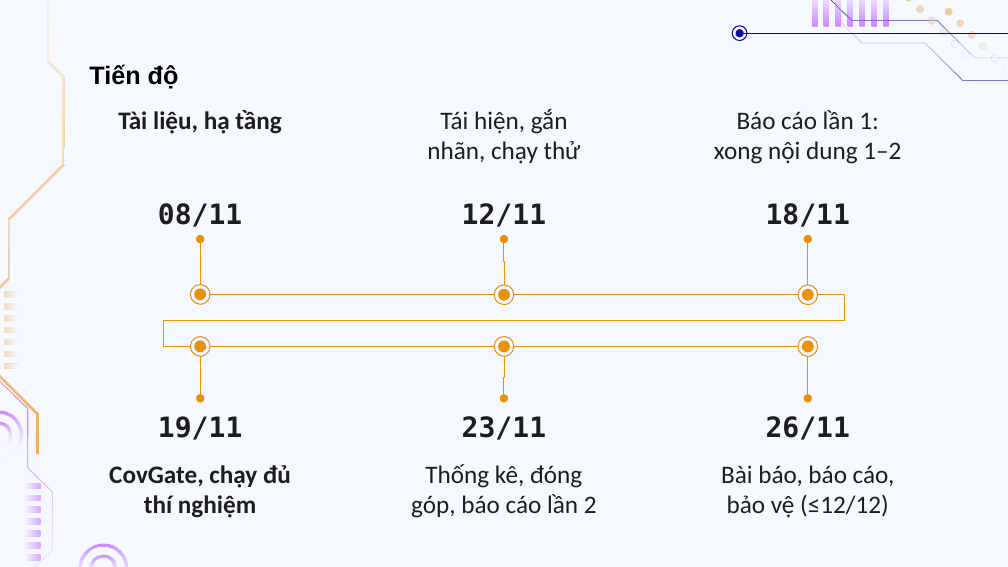
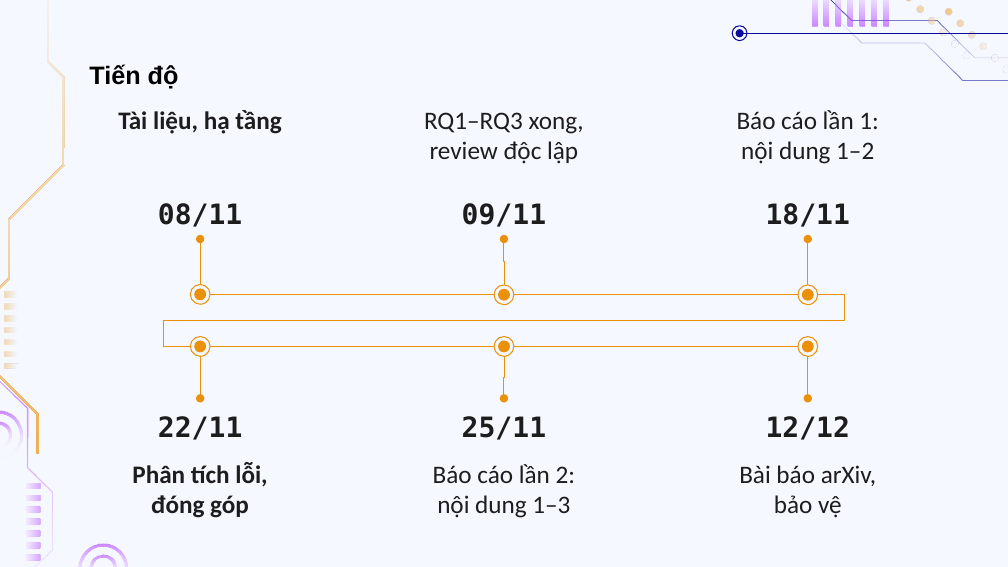
Before and after one commit to doanan293/grounded-or-guessed, a slide deck: slide 19 of docs/presentation/bao-cao-lan-1.pptx (slide 17 before the commit). Drawn at 1008x567 pixels with LibreOffice and Linux fonts; fonts in the diff are those of the drawing; background and template pictures are left out. Boxes give left, top, right and bottom in pixels: in the first picture for what was removed or moved away, otherwise in the second. Text is boxed around its words. In the diff, an @@ line names an element or a change of style, - is before the commit and + after.

```diff
--- a/docs/presentation/bao-cao-lan-1.pptx
+++ b/docs/presentation/bao-cao-lan-1.pptx
@@ text at box(424, 112, 584, 164): text changed @@
-Tái hiện, gắn
-nhãn, chạy thử
+RQ1–RQ3 xong,
+review độc lập
@@ text at box(737, 110, 878, 164): text changed @@
-Báo cáo lần 1:
-xong nội dung 1–2
+Báo cáo lần 1:
+nội dung 1–2
@@ text at box(462, 203, 546, 227): text changed @@
-12/11
+09/11
@@ text at box(158, 416, 242, 440): text changed @@
-19/11
+22/11
@@ text at box(462, 416, 546, 440): text changed @@
-23/11
+25/11
@@ text at box(766, 416, 850, 440): text changed @@
-26/11
+12/12
@@ text at box(132, 463, 267, 518): text changed @@
-CovGate, chạy đủ
-thí nghiệm
+Phân tích lỗi,
+đóng góp
@@ text at box(433, 464, 575, 518): text changed @@
-Thống kê, đóng
-góp, báo cáo lần 2
+Báo cáo lần 2:
+nội dung 1–3
@@ text at box(739, 465, 876, 518): text changed @@
-Bài báo, báo cáo,
-bảo vệ (≤12/12)
+Bài báo arXiv,
+bảo vệ
```
Also in this commit, not shown: 8 other slides changed, 3 slides added, 1 slide removed, 2 other files.
